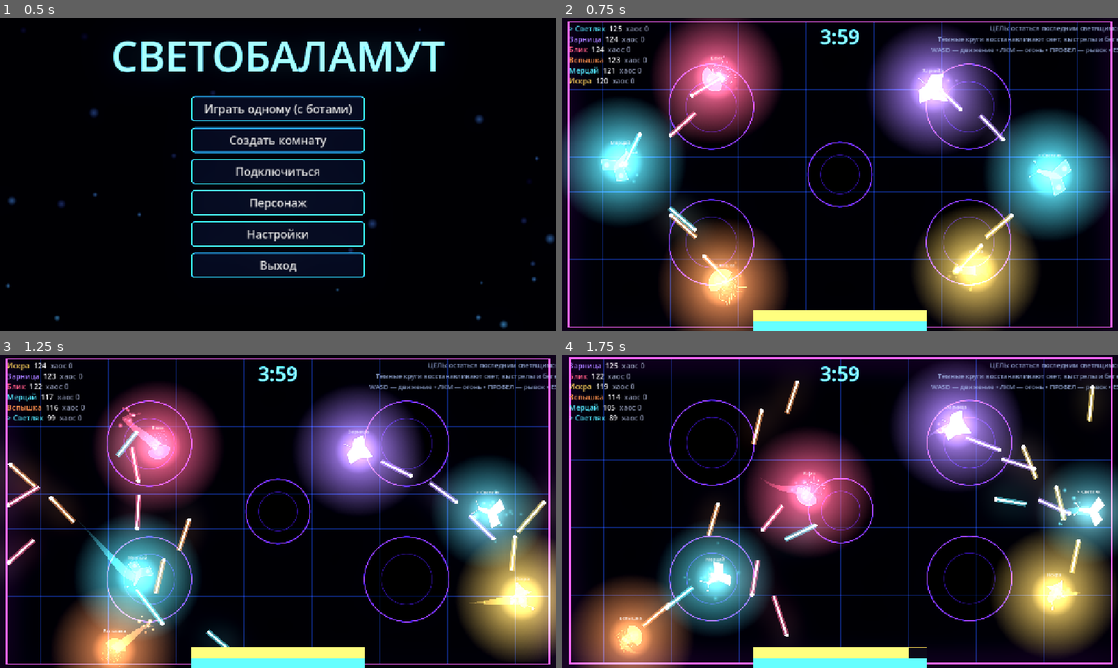
Above: before the commit, frames 1-4 (two rows, left to right).
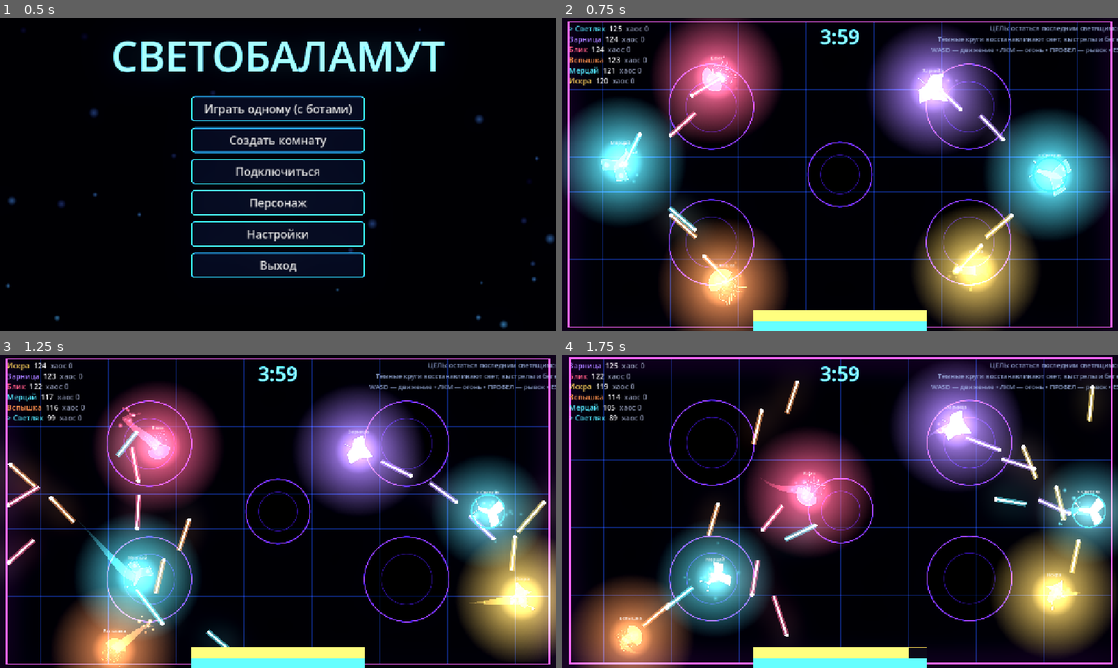
Above: after the commit, the same moments.

Repository: DvoreZZKy/svetobalamut
Game: Godot game, scene res://scenes/menu.tscn
Two runs of this game, one before a commit and one after it. Both use one fixed random seed, a clock stepped at 60 frames per second and the inputs below.
Inputs (mouse positions are in pixels of both pictures, inside the frame that each line leads up to):
- Up to frame 1 (0.5 s): no input
- Up to frame 2 (0.75 s): click "Играть одному (с ботами)" at 0.5 s
- Up to frame 3 (1.25 s): no input
- Up to frame 4 (1.75 s): tap Enter (restart) at 1.25 s; move the mouse to (962, 495) at 1.27 s; hold D (right) from 1.28 s (still down); tap Q (ability) at 1.35 s; click (962, 495) at 1.42 s

Frame 1 is identical in both runs. In frame 2, 0.2% of the frame differs, in the area x 7-92%, y 12-92%; in frame 3, 0.1%; in frame 4, 0.2%.

Commit message:
Add local player glow and improve pixel-art cosmetics

Diff:
--- a/scripts/arena.gd
+++ b/scripts/arena.gd
@@ -321,8 +321,10 @@
 	root.add_child(halo)
 	var spr := Sprite2D.new()
 	spr.texture = player_tex[pd.k % 4]
+	spr.texture_filter = CanvasItem.TEXTURE_FILTER_NEAREST
 	root.add_child(spr)
 	var outfit := Polygon2D.new()
+	outfit.z_index = 3
 	var outfit_shapes := [
 		PackedVector2Array(),
 		PackedVector2Array([Vector2(-13, -5), Vector2(13, -5), Vector2(10, 12), Vector2(-10, 12)]),
@@ -331,9 +333,11 @@
 		PackedVector2Array([Vector2(-11, -5), Vector2(11, -5), Vector2(17, 17), Vector2(-17, 17)])
 	]
 	outfit.polygon = outfit_shapes[int(pd.get("outfit", 0)) % outfit_shapes.size()]
+	outfit.scale = Vector2(1.45, 1.45)
 	outfit.color = [Color("#26334f"), Color("#f4d35e"), Color("#3ddc97"), Color("#f05d9b"), Color("#d6e4ff")][int(pd.get("outfit", 0)) % 5]
 	root.add_child(outfit)
 	var hat := Polygon2D.new()
+	hat.z_index = 4
 	var hat_shapes := [
 		PackedVector2Array(),
 		PackedVector2Array([Vector2(-15, -22), Vector2(-10, -37), Vector2(-3, -27), Vector2(2, -42), Vector2(8, -27), Vector2(15, -22)]),
@@ -343,7 +347,17 @@
 	]
 	hat.polygon = hat_shapes[int(pd.get("hat", 0)) % hat_shapes.size()]
 	hat.color = Color("#ffe27a")
+	hat.scale = Vector2(1.25, 1.25)
 	root.add_child(hat)
+	var local_ring := Line2D.new()
+	local_ring.width = 5.0
+	local_ring.default_color = Color(0.25, 0.95, 1.0, 0.95)
+	local_ring.closed = true
+	for i in 32:
+		local_ring.add_point(Vector2.from_angle(TAU * float(i) / 32.0) * 49.0)
+	local_ring.visible = false
+	local_ring.z_index = 5
+	root.add_child(local_ring)
 	var lbl := Label.new()
 	lbl.position = Vector2(-70, -66)
 	lbl.size = Vector2(140, 22)
@@ -361,7 +375,7 @@
 	line.material = sm
 	trail_layer.add_child(line)
 	return {"root": root, "halo": halo, "spr": spr, "lbl": lbl, "line": line, "mat": sm,
-		"outfit": outfit, "hat": hat, "pos": pd.p, "rot": (pd.a as Vector2).angle(),
+		"outfit": outfit, "hat": hat, "local_ring": local_ring, "pos": pd.p, "rot": (pd.a as Vector2).angle(),
 		"kick": 0.0, "kind": pd.k, "ci": pd.c}
 
 
@@ -404,8 +418,11 @@
 		var halo: Sprite2D = pv.halo
 		var outfit: Polygon2D = pv.outfit
 		var hat: Polygon2D = pv.hat
+		var local_ring: Line2D = pv.local_ring
 		var lbl: Label = pv.lbl
 		root.visible = vis
+		local_ring.visible = (id == local_id and not shadow)
+		local_ring.width = 4.0 + 1.5 * (0.5 + 0.5 * sin(t * 5.0))
 		line.visible = vis
 		root.position = pv.pos
 		if pv.kind != pd.k:
@@ -478,6 +495,7 @@
 			root.add_child(halo)
 			var spr := Sprite2D.new()
 			spr.texture = eater_tex[ed[3]]
+			spr.texture_filter = CanvasItem.TEXTURE_FILTER_NEAREST
 			root.add_child(spr)
 			ent_layer.add_child(root)
 			ev = {"root": root, "spr": spr, "halo": halo, "pos": ed[1], "rot": 0.0}
